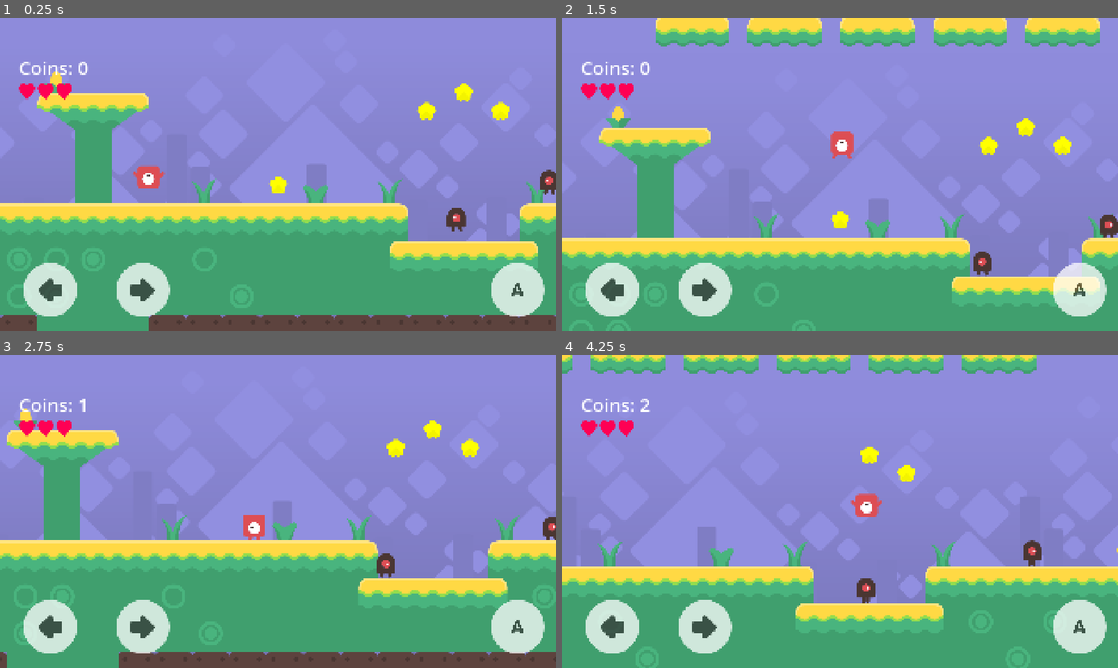
Above: before the commit, frames 1-4 (two rows, left to right).
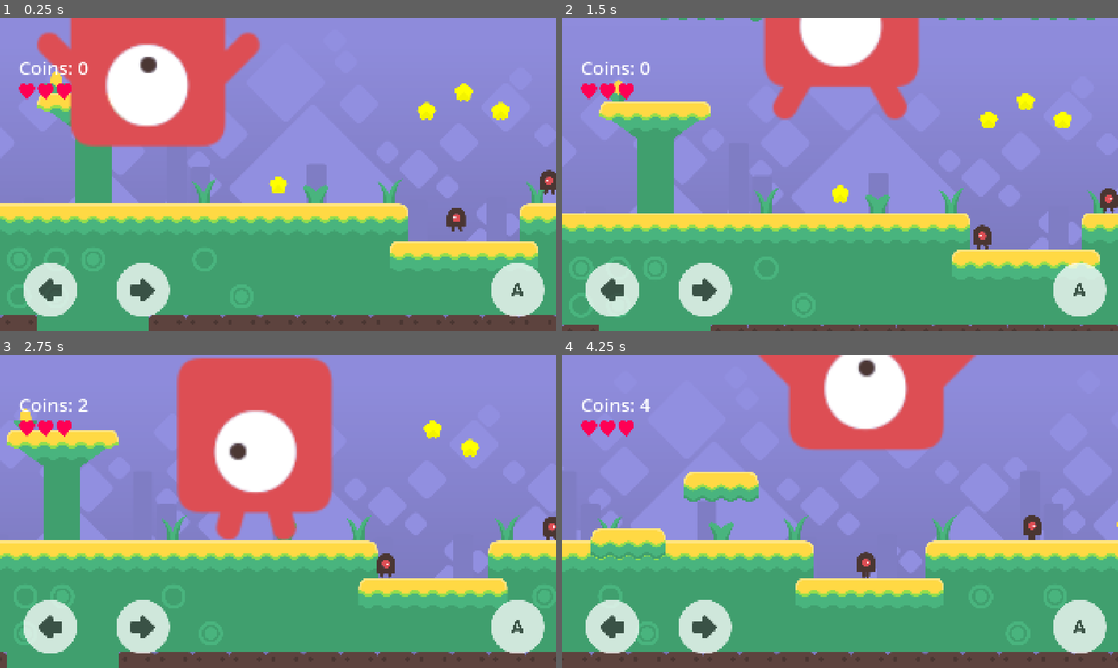
Above: after the commit, the same moments.

Repository: IzaacD-jpg/Testing-Testing
Game: Godot game, scene res://main.tscn
Same seed, same stepped clock (60 frames per second), same inputs: the game is played once before the commit and once after it.
Inputs (mouse positions are in pixels of both pictures, inside the frame that each line leads up to):
- Up to frame 1 (0.25 s): no input
- Up to frame 2 (1.5 s): tap Enter at 0.5 s; move the mouse to (962, 158) at 0.52 s; hold Right (player_1_right) from 0.53 s (still down); tap A (player_2_left) at 0.6 s; click (962, 158) at 0.67 s; tap Up (player_1_jump) at 0.77 s; move the mouse to (728, 190) at 1.27 s; tap D (player_2_right) at 1.35 s
- Up to frame 3 (2.75 s): tap Up (player_1_jump) at 1.52 s; move the mouse to (333, 442) at 2.02 s; release Right (player_1_right) at 2.03 s; hold Left (player_1_left) from 2.03 s (still down); tap A (player_2_left) at 2.1 s
- Up to frame 4 (4.25 s): move the mouse to (812, 574) at 2.77 s; release Left (player_1_left) at 2.78 s; hold Right (player_1_right) from 2.78 s (still down); tap D (player_2_right) at 2.85 s; click (812, 574) at 2.92 s; tap Up (player_1_jump) at 3.02, 3.77 s; move the mouse to (1006, 558) at 3.52 s; tap A (player_2_left) at 3.6 s

The runs differ from the first frame. In frame 1, 13% of the frame differs, in the area x 6-47%, y 0-55%; in frame 2, 32%; in frame 3, 15%; in frame 4, 35%, in the area x 0-100%, y 0-100%.

Commit message:
Update main.tscn

Diff:
--- a/moddable-platformer-main/moddable-platformer-main/main.tscn
+++ b/moddable-platformer-main/moddable-platformer-main/main.tscn
@@ -199,6 +199,7 @@
 
 [node name="Player" parent="." instance=ExtResource("2_7yl00")]
 position = Vector2(512, 576)
+scale = Vector2(7, 7)
 collision_layer = 1
 collision_mask = 7
 sprite_frames = ExtResource("9_qmofe")
